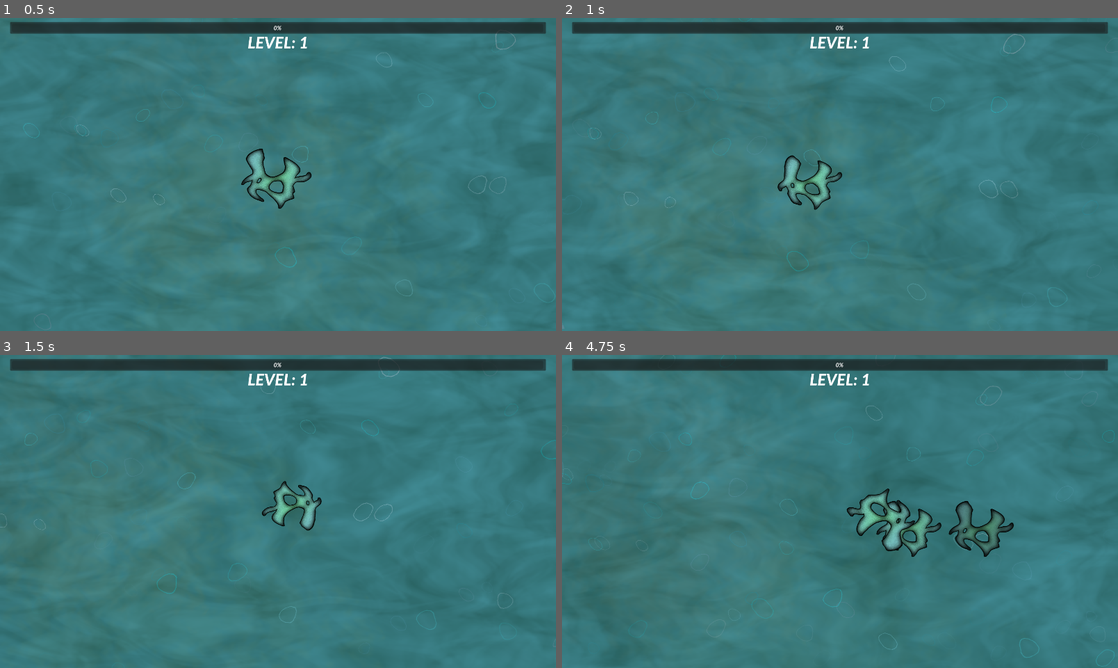
Above: before the commit, frames 1-4 (two rows, left to right).
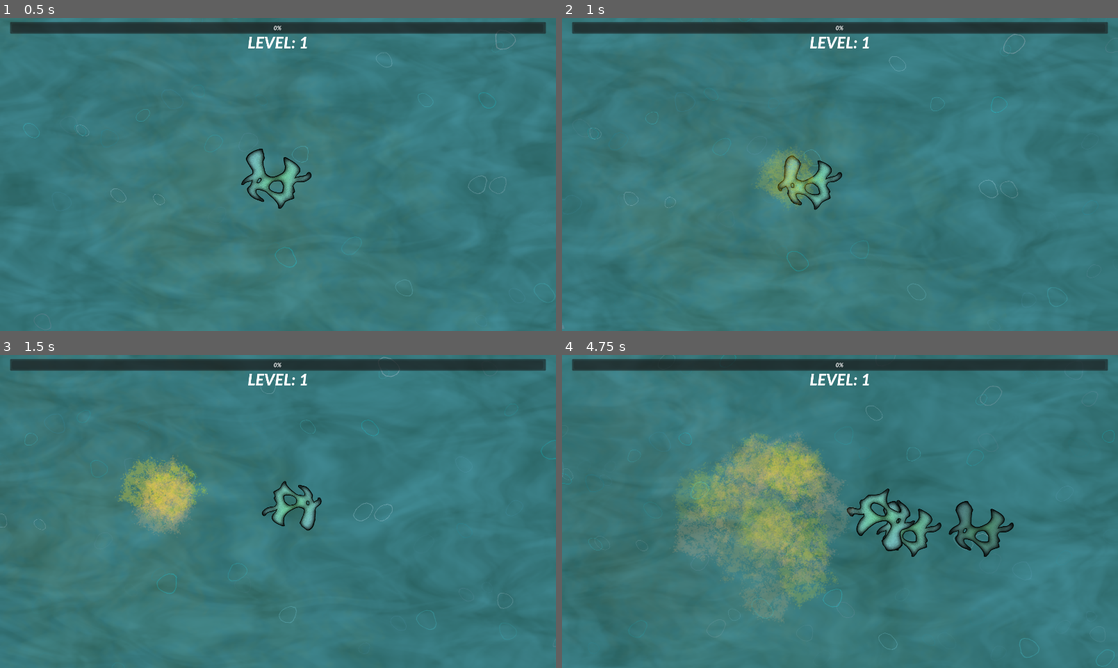
Above: after the commit, the same moments.

Repository: borna-misetic/X.Press-2025
Game: Godot game, scene res://Scenes/main.tscn
The game is run twice, just before and just after one commit, with the same random seed, the same clock (stepped at 60 frames per second) and the same inputs.
Inputs (mouse positions are in pixels of both pictures, inside the frame that each line leads up to):
- Up to frame 1 (0.5 s): no input
- Up to frame 2 (1 s): move the mouse to (962, 158) at 0.52 s; hold D (move_right) from 0.53 s (still down); right-click (962, 158) at 0.6 s
- Up to frame 3 (1.5 s): move the mouse to (166, 527) at 1.27 s; release D (move_right) at 1.28 s; hold S (move_down) from 1.28 s (still down); tap Space (dash) at 1.35 s
- Up to frame 4 (4.75 s): right-click (728, 527) at 1.55 s; move the mouse to (895, 442) at 2.02 s; release S (move_down) at 2.03 s; press the mouse at (895, 442) at 2.03 s; hold D (move_right) 2.03-2.78 s; right-click (895, 442) at 2.3 s; move the mouse to (812, 574) at 2.77 s; release the mouse at (812, 574) at 2.78 s; hold W (move_up) 2.78-3.53 s; right-click (812, 574) at 2.85 s; move the mouse to (1006, 558) at 3.52 s; hold A (move_left) from 3.53 s (still down); right-click (1006, 558) at 3.6 s; move the mouse to (673, 464) at 4.27 s; tap Space (dash) at 4.35 s; right-click (673, 464) at 4.55 s

Frame 1 is identical in both runs. In frame 2, 1.0% of the frame differs, in the area x 34-46%, y 41-61%; in frame 3, 2.2%; in frame 4, 9.7%, in the area x 19-53%, y 24-86%.

Commit message:
YOU SMELL LIKE YOU FARTED
FARTED
FARTED
UZORNO VLADANJE NA MLAKO

Diff:
--- /dev/null
+++ b/Scenes/acid_fart.gd
@@ -0,0 +1,17 @@
+extends Node2D
+
+# Called when the node enters the scene tree for the first time.
+func _ready() -> void:
+	var tween1 = get_tree().create_tween()
+	tween1.tween_property($".","modulate:a",1,2)
+
+# Called every frame. 'delta' is the elapsed time since the previous frame.
+func _process(delta: float) -> void:
+		pass
+
+
+func _on_timer_timeout() -> void:
+	var tween = get_tree().create_tween()
+	tween.tween_property($".","modulate:a",0,2)
+	await tween.finished
+	queue_free()
--- a/Scenes/acid_fart.tscn
+++ b/Scenes/acid_fart.tscn
@@ -1,25 +1,54 @@
-[gd_scene load_steps=4 format=3 uid="uid://dw7bawh57rayx"]
+[gd_scene load_steps=9 format=3 uid="uid://dw7bawh57rayx"]
 
+[ext_resource type="Script" uid="uid://ca6kqd3nphv7p" path="res://Scenes/acid_fart.gd" id="1_5sncf"]
 [ext_resource type="Texture2D" uid="uid://bax0hg4tkerc" path="res://Textures/smoke.png" id="1_vpvhi"]
 
 [sub_resource type="CircleShape2D" id="CircleShape2D_qvxjp"]
 radius = 100.0
 
+[sub_resource type="Curve" id="Curve_vpvhi"]
+_data = [Vector2(0, 0), 0.0, 2.54109, 0, 0, Vector2(0.485294, 0.438202), 0.0, 0.0, 0, 0, Vector2(1, 0), 0.0, 0.0, 0, 0]
+point_count = 3
+
+[sub_resource type="CurveTexture" id="CurveTexture_5sncf"]
+curve = SubResource("Curve_vpvhi")
+
+[sub_resource type="Curve" id="Curve_y8y1m"]
+_limits = [-200.0, 200.0, 0.0, 1.0]
+_data = [Vector2(0, 38.2023), 0.0, 0.0, 0, 0, Vector2(1, -200), 0.0, 0.0, 0, 0]
+point_count = 2
+
+[sub_resource type="CurveTexture" id="CurveTexture_yj2nx"]
+width = 50
+curve = SubResource("Curve_y8y1m")
+
 [sub_resource type="ParticleProcessMaterial" id="ParticleProcessMaterial_5sncf"]
 lifetime_randomness = 0.1
 particle_flag_disable_z = true
-emission_shape_scale = Vector3(80, 80, 1)
-emission_shape = 1
-emission_sphere_radius = 1.0
+emission_shape_scale = Vector3(240, 240, 1)
 angle_min = -360.0
 angle_max = 360.0
 direction = Vector3(0, 0, 0)
 spread = 180.0
-initial_velocity_min = 1.0
-initial_velocity_max = 1.1
+initial_velocity_min = 2.0
+initial_velocity_max = 2.0
+angular_velocity_min = -10.0
+angular_velocity_max = 9.99998
+orbit_velocity_min = 0.0100001
+orbit_velocity_max = 0.0200001
 gravity = Vector3(0, 0, 0)
+linear_accel_min = 4.5
+linear_accel_max = 5.0
+linear_accel_curve = SubResource("CurveTexture_yj2nx")
+scale_min = 1.9
+scale_max = 2.0
+alpha_curve = SubResource("CurveTexture_5sncf")
+hue_variation_min = 0.11
+hue_variation_max = 0.26
 
 [node name="AcidFart" type="Node2D"]
+scale = Vector2(3, 3)
+script = ExtResource("1_5sncf")
 
 [node name="Hurtbox" type="Area2D" parent="."]
 
@@ -27,6 +56,14 @@
 shape = SubResource("CircleShape2D_qvxjp")
 
 [node name="GPUParticles2D" type="GPUParticles2D" parent="."]
+amount = 45
 texture = ExtResource("1_vpvhi")
 lifetime = 5.0
 process_material = SubResource("ParticleProcessMaterial_5sncf")
+
+[node name="Timer" type="Timer" parent="."]
+wait_time = 3.0
+one_shot = true
+autostart = true
+
+[connection signal="timeout" from="Timer" to="." method="_on_timer_timeout"]
--- a/Scenes/ameba_player.tscn
+++ b/Scenes/ameba_player.tscn
@@ -52,3 +52,7 @@
 experienceHanlder = NodePath("../../ExperienceHandler")
 healthComponent = NodePath("../../Health")
 playerComponent = NodePath("../../PlayerComponent")
+
+[node name="Fart CD timer" type="Timer" parent="."]
+wait_time = 5.0
+one_shot = true
--- a/Scripts/player_component.gd
+++ b/Scripts/player_component.gd
@@ -5,6 +5,7 @@
 @export var speed := 500
 @export var playerSprite := Sprite2D
 @export var dashUpgrade : Node2D
+@onready var FartScene = load("res://Scenes/acid_fart.tscn")
 
 var time : float
 var speedMultiplier = 1.0
@@ -23,3 +24,8 @@
 	player.move_and_slide()
 	if Input.is_action_just_pressed("dash"):
 		dashUpgrade.apply_dash()
+	if Input.is_action_just_pressed("Fart") and $"../Fart CD timer".is_stopped():
+		var FartInst = FartScene.instantiate()
+		FartInst.global_position = player.position
+		get_tree().root.add_child(FartInst)
+		$"../Fart CD timer".start()
--- a/project.godot
+++ b/project.godot
@@ -56,3 +56,8 @@
 "events": [Object(InputEventMouseButton,"resource_local_to_scene":false,"resource_name":"","device":-1,"window_id":0,"a …(256 unchanged characters)…
 ]
 }
+Fart={
+"deadzone": 0.2,
+"events": [Object(InputEventMouseButton,"resource_local_to_scene":false,"resource_name":"","device":-1,"window_id":0,"alt_pressed":false,"shift_pressed":false,"ctrl_pressed":false,"meta_pressed":false,"button_mask":0,"position":Vector2(0, 0),"global_position":Vector2(0, 0),"factor":1.0,"button_index":2,"canceled":false,"pressed":false,"double_click":false,"script":null)
+]
+}
Not shown, added: Scenes/acid_fart.gd.uid
Not shown: 1 places in Scenes/ameba_player.tscn that only renumber resources
Not shown: 1 places in Scenes/main.tscn that only renumber resources
